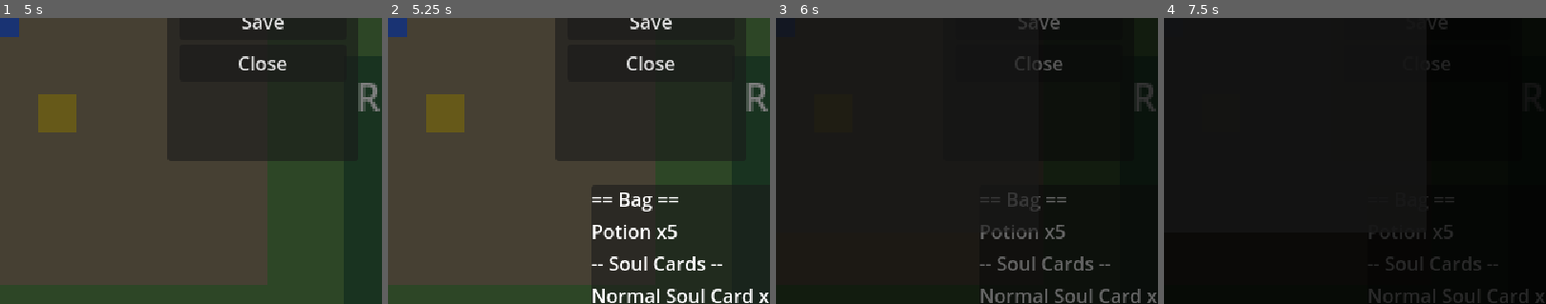
Above: before the commit, frames 1-4 (left to right).
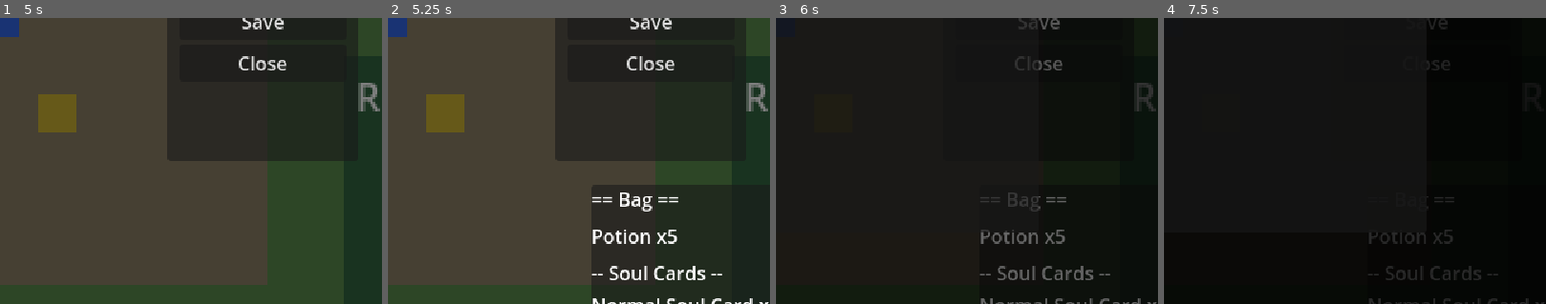
Above: after the commit, the same moments.

Repository: Jarvis-6587/shadow-realm
Game: Godot game, scene res://scenes/overworld/overworld.tscn
The game is run twice, just before and just after one commit, with the same random seed, the same clock (stepped at 60 frames per second) and the same inputs. This scene is started directly instead of the project's main scene.
Inputs:
- Up to frame 1 (5 s): tap Enter at 0.5 s; hold D (move_right) 0.53-1.28 s; hold Space (interact) 0.53-1.28 s; hold S (move_down) 1.28-2.03 s; tap Space (interact) at 1.35, 2.85, 4.35 s; hold D (move_right) 2.03-2.78 s; hold Space (interact) 2.03-2.78 s; hold W (move_up) 2.78-3.53 s; hold Space (interact) 3.53-4.28 s; hold A (move_left) from 3.53 s (still down); tap Escape (cancel) at 4.15 s; tap Tab (menu) at 4.9 s
- Up to frame 2 (5.25 s): release A (move_left) at 5 s; click "Bag" at 5 s
- Up to frame 3 (6 s): click "Team" at 5.75 s
- Up to frame 4 (7.5 s): click "Save" at 6.5 s; tap Space (interact) at 7.25 s; hold S (move_down) from 7.28 s (still down); hold Space (interact) from 7.28 s (still down)
The pictures show only the part of the screen within x 50-100%, y 50-100%; the shares and areas given below are measured in that part.

Frame 1 is identical in both runs. In frame 2, 2.9% of the frame differs, in the area x 53-100%, y 72-100%; in frame 3, 2.5%; in frame 4, 1.5%.

Commit message:
fix: Items (Potion) verwendbar machen im Kampf und Overworld-Menü
- battle.tscn: Items-Button in ActionPanel + ItemPanel VBox hinzugefügt
- battle_ui.gd: item_selected Signal + _on_item_pressed()/_on_item_btn() implementiert
- battle_manager.gd: _on_item_selected() Handler – Potion heilt 20 HP, dann Gegnerzug
- overworld_menu.gd: Bag zeigt Use-Buttons; Monster-Auswahl heilt gewähltes Monster

Co-Authored-By: Paperclip <noreply@paperclip.ing>

Diff:
--- a/scenes/battle/battle.tscn
+++ b/scenes/battle/battle.tscn
@@ -154,6 +154,11 @@
 size_flags_horizontal = 3
 text = "Fight"
 
+[node name="ItemsBtn" type="Button" parent="BattleUI/ActionPanel/HBox"]
+layout_mode = 2
+size_flags_horizontal = 3
+text = "Items"
+
 [node name="SoulCardBtn" type="Button" parent="BattleUI/ActionPanel/HBox"]
 layout_mode = 2
 size_flags_horizontal = 3
@@ -180,6 +185,15 @@
 offset_right = 620.0
 offset_bottom = 475.0
 
+[node name="ItemPanel" type="VBoxContainer" parent="BattleUI"]
+visible = false
+layout_mode = 0
+offset_left = 20.0
+offset_top = 400.0
+offset_right = 620.0
+offset_bottom = 475.0
+
 [connection signal="pressed" from="BattleUI/ActionPanel/HBox/FightBtn" to="BattleUI" method="_on_fight_pressed"]
+[connection signal="pressed" from="BattleUI/ActionPanel/HBox/ItemsBtn" to="BattleUI" method="_on_item_pressed"]
 [connection signal="pressed" from="BattleUI/ActionPanel/HBox/SoulCardBtn" to="BattleUI" method="_on_soul_card_pressed"]
 [connection signal="pressed" from="BattleUI/ActionPanel/HBox/FleeBtn" to="BattleUI" method="_on_flee_pressed"]
--- a/scripts/battle/battle_manager.gd
+++ b/scripts/battle/battle_manager.gd
@@ -18,6 +18,7 @@
 	battle_active = true
 	battle_ui.setup(player_monster, wild_monster)
 	battle_ui.attack_selected.connect(_on_attack_selected)
+	battle_ui.item_selected.connect(_on_item_selected)
 	battle_ui.soul_card_selected.connect(_on_soul_card_selected)
 	battle_ui.flee_selected.connect(_on_flee_selected)
 
@@ -184,6 +185,30 @@
 		GameData.current_map = "town"
 		end_battle()
 
+func _on_item_selected(item_name: String):
+	if not battle_active:
+		return
+
+	if not GameData.use_item(item_name):
+		battle_ui.show_message("No %s left!" % item_name.capitalize())
+		await get_tree().create_timer(1.0).timeout
+		battle_ui.show_actions()
+		return
+
+	match item_name:
+		"potion":
+			var heal = 20
+			player_monster.current_hp = mini(player_monster.current_hp + heal, player_monster.max_hp)
+			battle_ui.update_stats(player_monster, wild_monster)
+			battle_ui.show_message("%s restored 20 HP!" % player_monster.nickname)
+			add_log("Used Potion on %s (+20 HP)" % player_monster.nickname)
+		_:
+			battle_ui.show_message("Used %s!" % item_name.capitalize())
+			add_log("Used %s" % item_name.capitalize())
+
+	await get_tree().create_timer(1.0).timeout
+	await enemy_turn()
+
 func _on_soul_card_selected(tier: String):
 	if not battle_active:
 		return
--- a/scripts/ui/battle_ui.gd
+++ b/scripts/ui/battle_ui.gd
@@ -2,6 +2,7 @@
 
 signal attack_selected(attack_idx: int)
 signal soul_card_selected(tier: String)
+signal item_selected(item_name: String)
 signal flee_selected
 
 var player_mon: GameData.MonsterInstance
@@ -11,6 +12,7 @@
 @onready var action_panel: VBoxContainer = $ActionPanel
 @onready var attack_panel: VBoxContainer = $AttackPanel
 @onready var soul_card_panel: VBoxContainer = $SoulCardPanel
+@onready var item_panel: VBoxContainer = $ItemPanel
 @onready var player_hp_bar: ProgressBar = $PlayerPanel/HPBar
 @onready var player_name_label: Label = $PlayerPanel/NameLabel
 @onready var player_level_label: Label = $PlayerPanel/LevelLabel
@@ -54,11 +56,13 @@
 	action_panel.visible = false
 	attack_panel.visible = false
 	soul_card_panel.visible = false
+	item_panel.visible = false
 
 func show_actions():
 	action_panel.visible = true
 	attack_panel.visible = false
 	soul_card_panel.visible = false
+	item_panel.visible = false
 
 func _on_fight_pressed():
 	action_panel.visible = false
@@ -82,6 +86,34 @@
 func _on_attack_btn(idx: int):
 	attack_panel.visible = false
 	attack_selected.emit(idx)
+
+func _on_item_pressed():
+	action_panel.visible = false
+	item_panel.visible = true
+	for child in item_panel.get_children():
+		child.queue_free()
+	var has_items = false
+	for item_name in GameData.items:
+		var count = GameData.items.get(item_name, 0)
+		var btn = Button.new()
+		btn.text = "%s (x%d)" % [item_name.capitalize(), count]
+		btn.disabled = count <= 0
+		var iname = item_name
+		btn.pressed.connect(func(): _on_item_btn(iname))
+		item_panel.add_child(btn)
+		has_items = true
+	if not has_items:
+		var lbl = Label.new()
+		lbl.text = "No items!"
+		item_panel.add_child(lbl)
+	var back_btn = Button.new()
+	back_btn.text = "Back"
+	back_btn.pressed.connect(func(): show_actions())
+	item_panel.add_child(back_btn)
+
+func _on_item_btn(item_name: String):
+	item_panel.visible = false
+	item_selected.emit(item_name)
 
 func _on_soul_card_pressed():
 	action_panel.visible = false
--- a/scripts/ui/overworld_menu.gd
+++ b/scripts/ui/overworld_menu.gd
@@ -35,9 +35,18 @@
 	vbox.add_child(title)
 
 	for item_name in GameData.items:
+		var hbox = HBoxContainer.new()
 		var lbl = Label.new()
 		lbl.text = "%s x%d" % [item_name.capitalize(), GameData.items[item_name]]
-		vbox.add_child(lbl)
+		lbl.size_flags_horizontal = Control.SIZE_EXPAND_FILL
+		hbox.add_child(lbl)
+		var use_btn = Button.new()
+		use_btn.text = "Use"
+		use_btn.disabled = GameData.items.get(item_name, 0) <= 0
+		var iname = item_name
+		use_btn.pressed.connect(func(): _pick_monster_for_item(iname, bag_panel))
+		hbox.add_child(use_btn)
+		vbox.add_child(hbox)
 
 	var sep = Label.new()
 	sep.text = "-- Soul Cards --"
@@ -55,6 +64,43 @@
 
 	add_child(bag_panel)
 
+func _pick_monster_for_item(item_name: String, bag_panel: Panel):
+	var picker = Panel.new()
+	picker.custom_minimum_size = Vector2(260, 160)
+	picker.position = Vector2(190, 160)
+	var pvbox = VBoxContainer.new()
+	pvbox.set_anchors_preset(Control.PRESET_FULL_RECT)
+	pvbox.add_theme_constant_override("margin_left", 8)
+	pvbox.add_theme_constant_override("margin_top", 8)
+	picker.add_child(pvbox)
+
+	var title = Label.new()
+	title.text = "Use %s on:" % item_name.capitalize()
+	pvbox.add_child(title)
+
+	for mon in GameData.team:
+		var btn = Button.new()
+		btn.text = "%s  %d/%d HP" % [mon.nickname, mon.current_hp, mon.max_hp]
+		btn.disabled = mon.current_hp >= mon.max_hp
+		var m = mon
+		btn.pressed.connect(func():
+			if GameData.use_item(item_name):
+				match item_name:
+					"potion":
+						m.current_hp = mini(m.current_hp + 20, m.max_hp)
+			picker.queue_free()
+			bag_panel.queue_free()
+			_on_bag()
+		)
+		pvbox.add_child(btn)
+
+	var cancel_btn = Button.new()
+	cancel_btn.text = "Cancel"
+	cancel_btn.pressed.connect(func(): picker.queue_free())
+	pvbox.add_child(cancel_btn)
+
+	add_child(picker)
+
 func _on_save():
 	var success = SaveManager.save_game()
 	var msg = Label.new()
